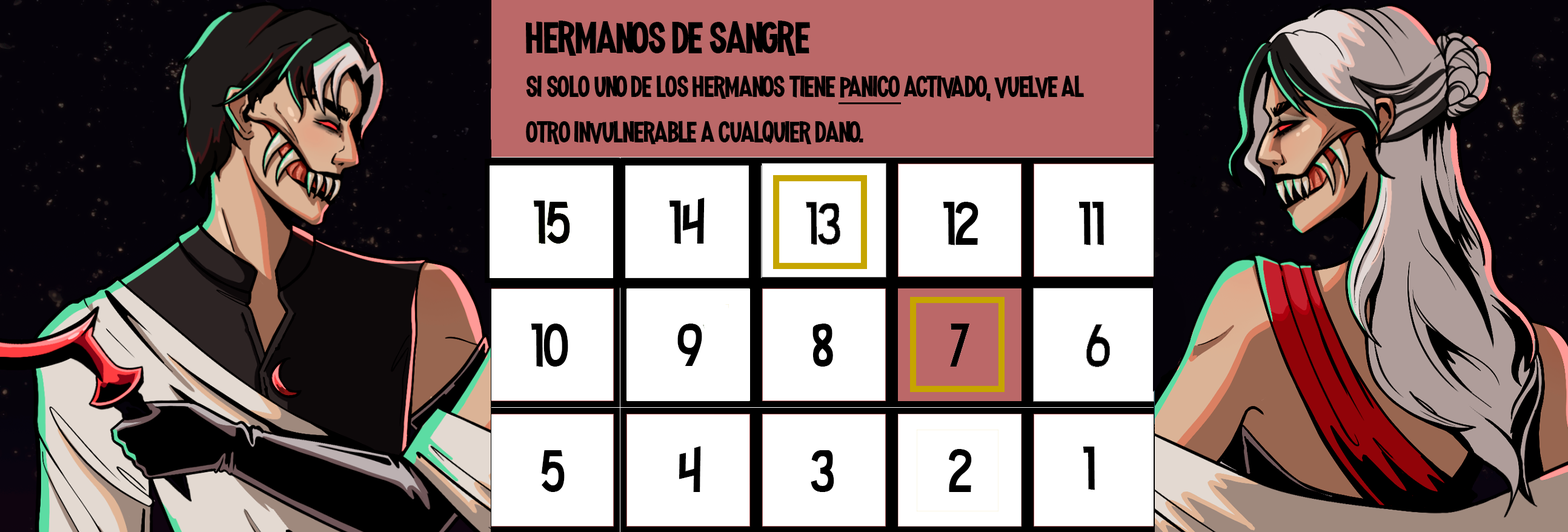
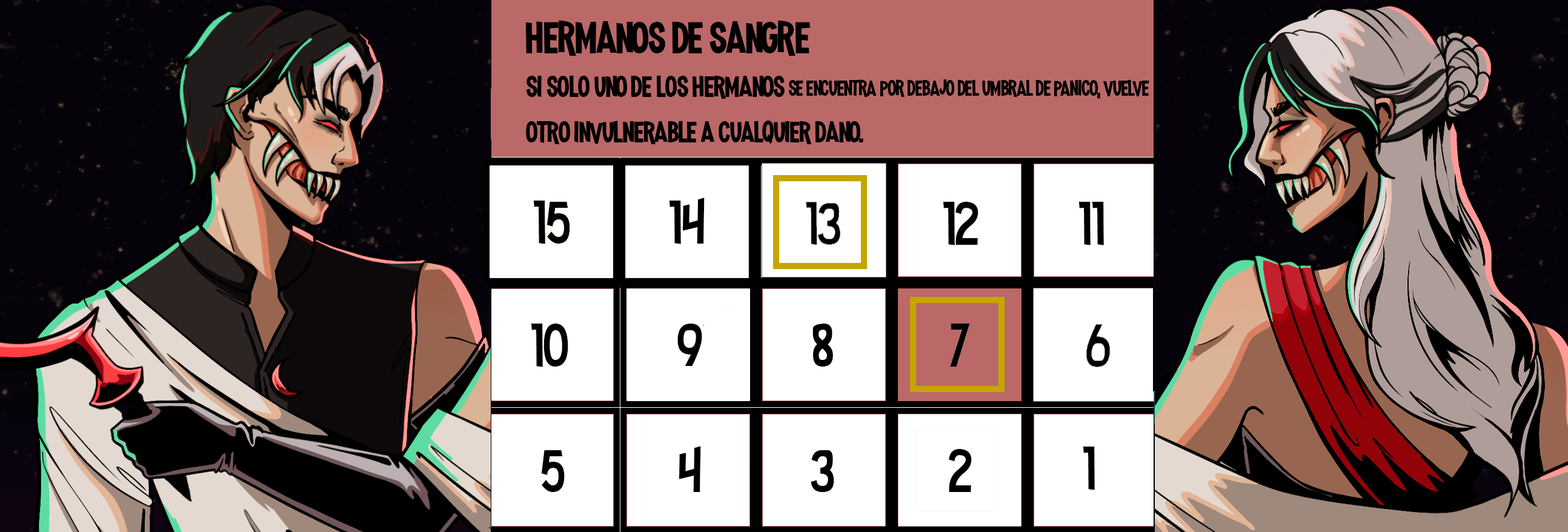
The second 1568×532 image is a revision of the first. Changes to its layers:
added layer "se encuentra por debajo del umbral de panico, vuelve" above "Capa 1" over [788, 79, 1150, 99]
painted on "Capa 1" over [788, 75, 1084, 105]